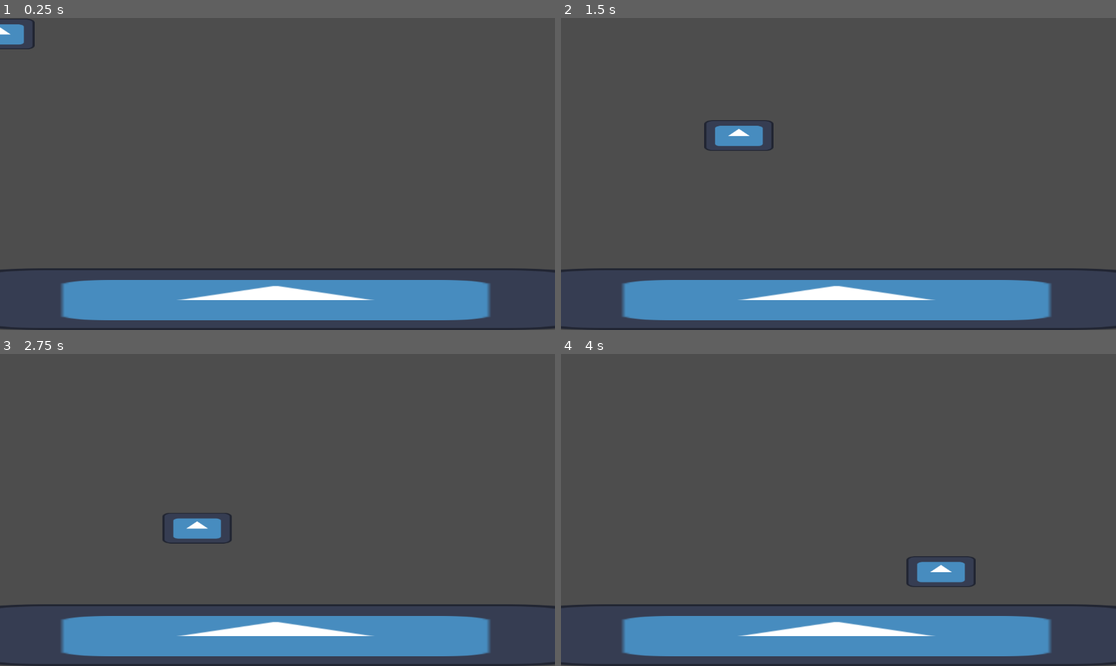
Above: before the commit, frames 1-4 (two rows, left to right).
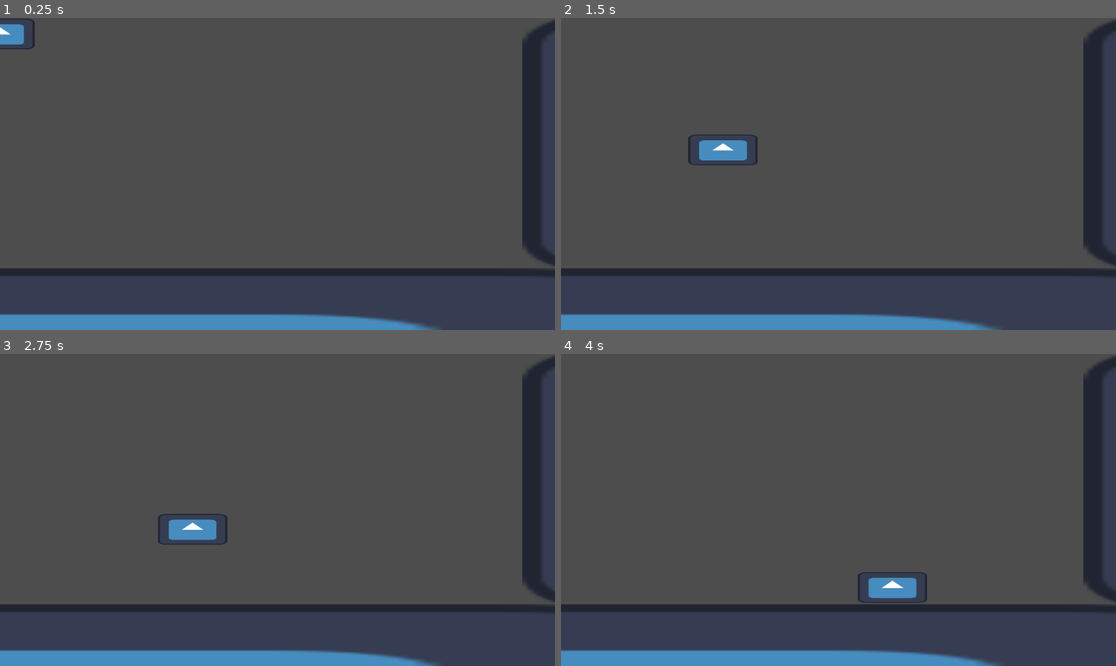
Above: after the commit, the same moments.

Repository: Messenger8/CatAlley
Game: Godot game, scene res://w.tscn
Two runs of this game, one before a commit and one after it. Both use one fixed random seed, a clock stepped at 60 frames per second and the inputs below. The engine's default icon, where the game draws it, is replaced by a stand-in: a white triangle on a blue panel in a dark square.
Inputs:
- Up to frame 1 (0.25 s): no input
- Up to frame 2 (1.5 s): hold Shift (dash) 0.53-1.28 s; hold D (move_right) from 0.53 s (still down); tap W (jump) at 0.77, 0.8, 1.07, 1.35 s
- Up to frame 3 (2.75 s): tap W (jump) at 1.52, 1.82, 2.3 s; tap Shift (dash) at 1.55 s; release D (move_right) at 2.03 s; hold A (move_left) from 2.03 s (still down); hold Shift (dash) from 2.03 s (still down)
- Up to frame 4 (4 s): release A (move_left) at 2.78 s; release Shift (dash) at 2.78 s; hold D (move_right) from 2.78 s (still down); tap Shift (dash) at 2.85 s; tap W (jump) at 3.02, 3.32, 3.6, 3.77 s

The runs differ from the first frame. In frame 1, 17% of the frame differs, in the area x 0-100%, y 0-100%; in frame 2, 18%; in frame 3, 17%; in frame 4, 18%.

Commit message:
coyote time wall jump

Diff:
--- a/cat.gd
+++ b/cat.gd
@@ -4,100 +4,98 @@
 @export var walk_speed := 250.0
 @export var run_speed := 350.0
 @export var jump_force := -500.0
-@export var dive_speed := 600.0   # fixed diagonal dive speed
+@export var dive_speed := 600.0
 @export var dash_speed := 400.0
 @export var dive_delay := 0.10
+@export var wall_slide_speed := 100.0
+@export var wall_jump_push := 300.0
+@export var coyote_time := 0.15
+@export var jump_buffer_time := 0.15
 
 var is_diving := false
 var is_dashing := false
-var facing_dir := 1  # 1 = right, -1 = left
+var facing_dir := 1
+
+# timers
+var coyote_timer := 0.0
+var jump_buffer_timer := 0.0
 
 func _physics_process(delta: float) -> void:
-	# Gravity (only if not diving)
+	# update timers
+	if is_on_floor():
+		coyote_timer = coyote_time
+	else:
+		coyote_timer -= delta
+
+	if jump_buffer_timer > 0:
+		jump_buffer_timer -= delta
+
+	# Gravity (unless diving or wall sliding)
 	if not is_on_floor() and not is_diving:
 		velocity.y += gravity * delta
 
-	# Walking
+	# Input direction
 	var input_dir = Input.get_axis("move_left", "move_right")
 	if input_dir != 0:
 		facing_dir = sign(input_dir)
-		if not is_diving:
-			if Input.is_action_pressed("dash"):
-				if is_on_floor():
-					if input_dir < 0:
-						if velocity.x > -run_speed:
-							velocity.x = -run_speed
-						if velocity.x < -run_speed:
-							velocity.x += 10
-					elif input_dir > 0:
-						if velocity.x < run_speed:
-							velocity.x = run_speed
-						if velocity.x > run_speed:
-							velocity.x -= 10
-				else:
-					if input_dir < 0:
-						if velocity.x > -run_speed:
-							velocity.x = -run_speed
-						if velocity.x < -run_speed:
-							velocity.x += 3
-					elif input_dir > 0:
-						if velocity.x < run_speed:
-							velocity.x = run_speed
-						if velocity.x > run_speed:
-							velocity.x -= 3
-			else:
-				if is_on_floor():
-					if input_dir < 0:
-						if velocity.x > -walk_speed:
-							velocity.x = -walk_speed
-						if velocity.x < -walk_speed:
-							velocity.x += 10
-					elif input_dir > 0:
-						if velocity.x < walk_speed:
-							velocity.x = walk_speed
-						if velocity.x > walk_speed:
-							velocity.x -= 10
-				else:
-					if input_dir < 0:
-						if velocity.x > -walk_speed:
-							velocity.x = -walk_speed
-						if velocity.x < -walk_speed:
-							velocity.x += 3
-					elif input_dir > 0:
-						if velocity.x < walk_speed:
-							velocity.x = walk_speed
-						if velocity.x > walk_speed:
-							velocity.x -= 3
-	elif not is_diving:
-		velocity.x = 0
 
-	# Jump
-	if Input.is_action_just_pressed("jump") and is_on_floor():
+	# Walking / Running (your existing movement)
+	if not is_diving:
+		_handle_horizontal_movement(input_dir)
+
+	# Jump buffering (store input)
+	if Input.is_action_just_pressed("jump"):
+		jump_buffer_timer = jump_buffer_time
+
+	# Perform jump if buffered + allowed
+	if jump_buffer_timer > 0 and coyote_timer > 0:
 		velocity.y = jump_force
+		jump_buffer_timer = 0
+		coyote_timer = 0
 
-	# Start dive (only in air, not already diving)
-	if Input.is_action_just_pressed("dash") and not is_on_floor() and not is_diving:
+	# Wall slide
+	if not is_on_floor() and is_on_wall() and input_dir == facing_dir and velocity.y > 0:
+		velocity.y = min(velocity.y, wall_slide_speed)
+
+		# Wall jump
+		if Input.is_action_just_pressed("jump"):
+			velocity.y = jump_force
+			velocity.x = -facing_dir * wall_jump_push
+
+	# Dive
+	if Input.is_action_just_pressed("dash") and not is_on_floor() and not is_diving and not is_on_wall():
 		is_diving = true
 		await get_tree().create_timer(dive_delay).timeout
-		velocity = Vector2(facing_dir * dive_speed, dive_speed) # down-forward
-		print("attacking")
+		velocity = Vector2(facing_dir * dive_speed, dive_speed)
+		print("attack")
 	elif Input.is_action_just_pressed("dash"):
-		print("attacking")
+		print("attack")
 
-	#dash
-	if Input.is_action_just_pressed("jump") and not is_dashing and not is_on_floor():
+	# Air dash (your mechanic, renamed slightly for clarity)
+	if Input.is_action_just_pressed("jump") and not is_dashing and not is_on_floor() and not is_on_wall():
 		is_dashing = true
 		is_diving = false
-		velocity = Vector2(0,0)
 		await get_tree().create_timer(.05).timeout
 		velocity = Vector2(facing_dir * dash_speed, -dash_speed)
-	# End dive on landing
-	if is_diving and is_on_floor():
+
+	# Reset states
+	if is_diving and is_on_floor() or is_on_wall():
 		is_diving = false
 	if is_dashing and is_on_floor():
 		is_dashing = false
-		# Momentum preserved — don't reset velocity.x
-		# Optionally reduce y velocity if too strong
 		velocity.y = 0
 
 	move_and_slide()
+
+
+func _handle_horizontal_movement(input_dir: float) -> void:
+	if input_dir == 0:
+		if not is_diving:
+			velocity.x = 0
+		return
+
+	var target_speed = walk_speed
+	if Input.is_action_pressed("dash"):
+		target_speed = run_speed
+
+	velocity.x = lerp(velocity.x, input_dir * target_speed, 0.2)
--- a/w.tscn
+++ b/w.tscn
@@ -4,19 +4,30 @@
 [ext_resource type="PackedScene" uid="uid://d3l2xqq8xb2jy" path="res://cat.tscn" id="2_gcqln"]
 
 [sub_resource type="RectangleShape2D" id="RectangleShape2D_icj6o"]
-size = Vector2(6064, 26)
+size = Vector2(3864, 506.5)
 
 [node name="Node2D" type="Node2D"]
 
 [node name="StaticBody2D" type="StaticBody2D" parent="."]
 
 [node name="CollisionShape2D" type="CollisionShape2D" parent="StaticBody2D"]
-position = Vector2(432, 533)
+position = Vector2(-712, 776)
 shape = SubResource("RectangleShape2D_icj6o")
 
 [node name="Sprite2D" type="Sprite2D" parent="StaticBody2D"]
-position = Vector2(572, 584)
-scale = Vector2(10.0625, 1)
+position = Vector2(-540, 776)
+scale = Vector2(32.8125, 4)
+texture = ExtResource("1_md2ht")
+
+[node name="StaticBody2D2" type="StaticBody2D" parent="."]
+
+[node name="CollisionShape2D" type="CollisionShape2D" parent="StaticBody2D2"]
+position = Vector2(3016, 266.75)
+shape = SubResource("RectangleShape2D_icj6o")
+
+[node name="Sprite2D" type="Sprite2D" parent="StaticBody2D2"]
+position = Vector2(1728, 260)
+scale = Vector2(10.0625, 4.1875)
 texture = ExtResource("1_md2ht")
 
 [node name="Node2D" parent="." instance=ExtResource("2_gcqln")]
